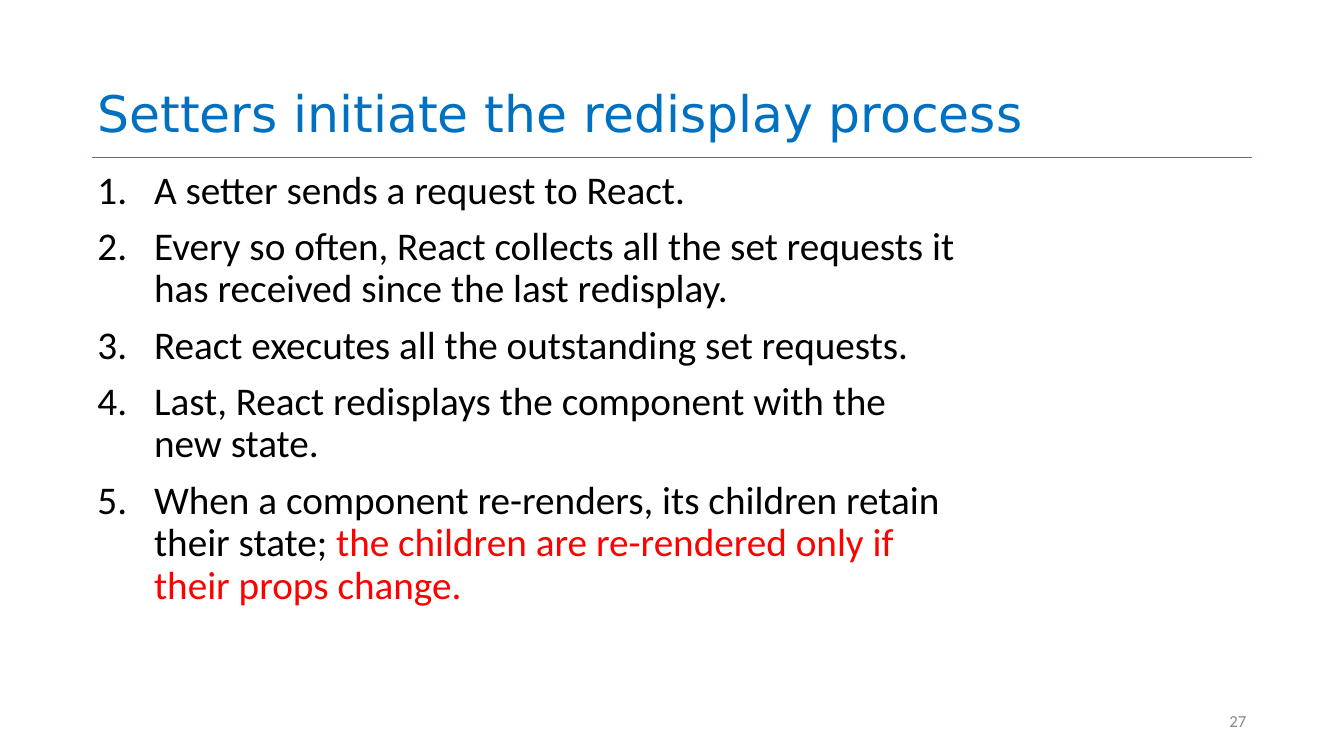
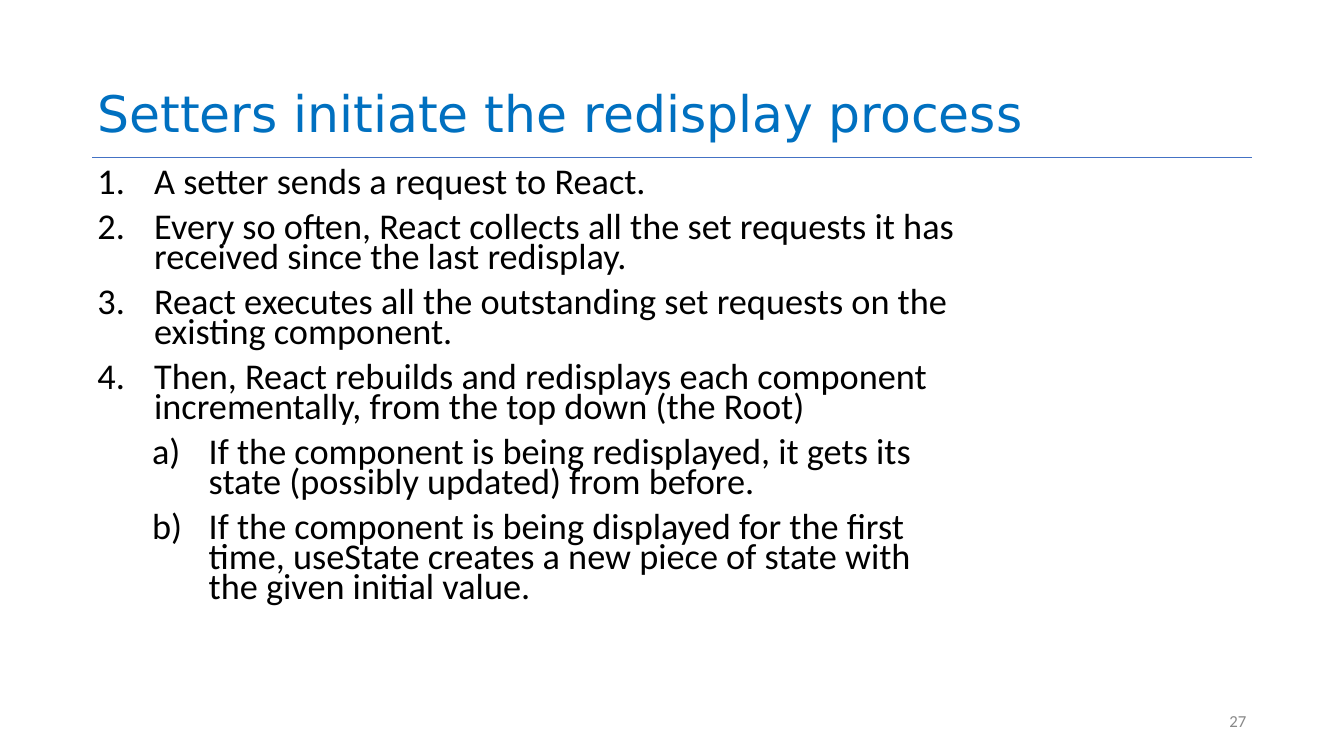
Before and after one commit to neu-se/CS4530-Fall-2026, a slide deck: slide 27 of Slides/Module 05 React Basics.pptx. Drawn at 1344x756 pixels with LibreOffice and Linux fonts; fonts in the diff are those of the drawing. Boxes give left, top, right and bottom in pixels: in the first picture for what was removed or moved away, otherwise in the second. Text is boxed around its words. In the diff, an @@ line names an element or a change of style, - is before the commit and + after.

```diff
--- a/Slides/Module 05 React Basics.pptx
+++ b/Slides/Module 05 React Basics.pptx
@@ text at (154, 168, 954, 275): size 28 to 25.9 pt in "A setter sends a request to React.", "Every so often, React collects all the ..."; line spacing 0.9 to 0.7 @@
@@ text at (154, 288, 947, 606): text changed; size 28 to 25.9 pt @@
-3. React executes all the outstanding set requests.
-4. Last, React redisplays the component with the new state.
-5. When a component re-renders, its children retain their state; the children are re-rendered only if their props change.
+3. React executes all the outstanding set requests on the existing component.
+4. Then, React rebuilds and redisplays each component incrementally, from the top down (the Root)
+  a) If the component is being redisplayed, it gets its state (possibly updated) from before.
+  b) If the component is being displayed for the first time, useState creates a new piece of state with the given initial value.
```
Also in this commit, not shown: 14 other slides changed, 3 other files.
